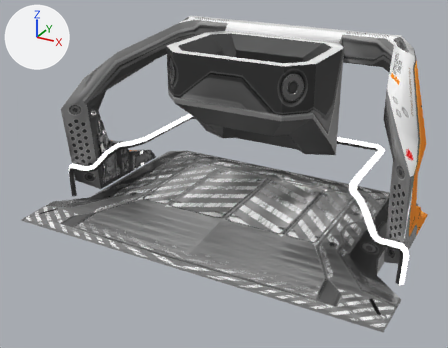
Before and after pictures for a commit that changed the glTF model startup/pkg/vaststars.resources/glb/goods-station-1.glb.
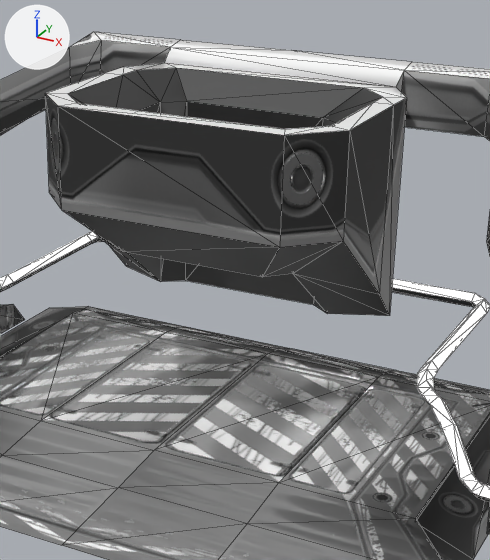
There are two pictures of each version: one whole from a camera (50 mm lens) standing at (28.2, -57.8, 31.6) and looking at (-0.6, -5.4, 5.4), one close up on the part from 32% to 86% of the width and 0% to 79% of the height. The axes (+X, +Y, +Z) are drawn at upper left. The lights are the same throughout. The close-ups show mesh edges as thin lines. Where no turn or scale is listed for an object, it has been applied to the vertices. Vertices at the same position are counted once.
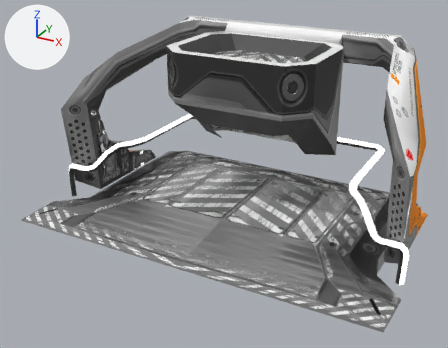
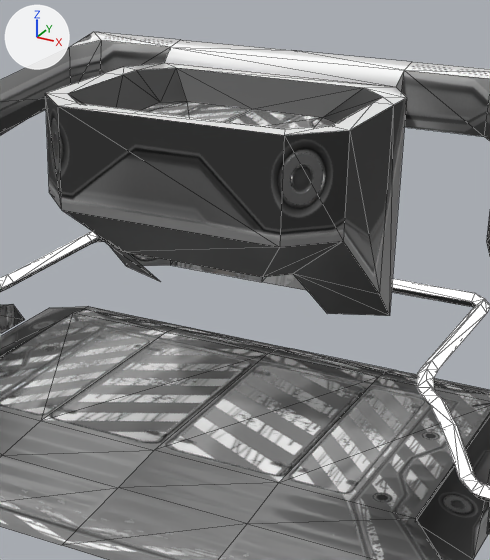
Location of each change, [x1, y1, x2, y2] in pixels of the close-ups (490 x 560 px; the box of a moved part takes in the faces that stretch with it):
part 1 of me_plane_012, moved or reshaped: before [62, 103, 342, 282]; after [62, 68, 363, 280]
part 2 of me_plane_012, moved or reshaped: before [161, 101, 335, 313]; after [127, 101, 342, 277]

What the commit changed:
me_plane_012 has 301 vertices, 565 faces and spans x -20.0..20.0, y -16.2..10.0, z -0.1..18.7.
me_plane_012 is used by ob_plane_004; location (0.0, 0.0, 0.0).
Part 1, on me_plane_012:
Vertex 297 of me_plane_012 moves from (4.0, -3.6, 9.8) at pixel (262, 277) to (-4.0, -3.6, 9.8) at pixel (122, 251).
Vertex 298 of me_plane_012 moves from (-4.0, -3.6, 9.8) at pixel (122, 251) to (-5.2, -2.4, 9.8).
Vertex 299 of me_plane_012 moves from (-5.2, -2.4, 9.8) to (0.0, 3.5, 16.4) at pixel (253, 109).
Part 2, on me_plane_012:
Vertex 296 of me_plane_012 moves from (-4.0, 3.5, 5.9) at pixel (185, 280) to (4.0, -3.6, 9.8) at pixel (262, 277).
Vertex 300 of me_plane_012 moves from (4.0, 3.5, 5.9) at pixel (313, 304) to (0.0, -3.6, 16.4).
